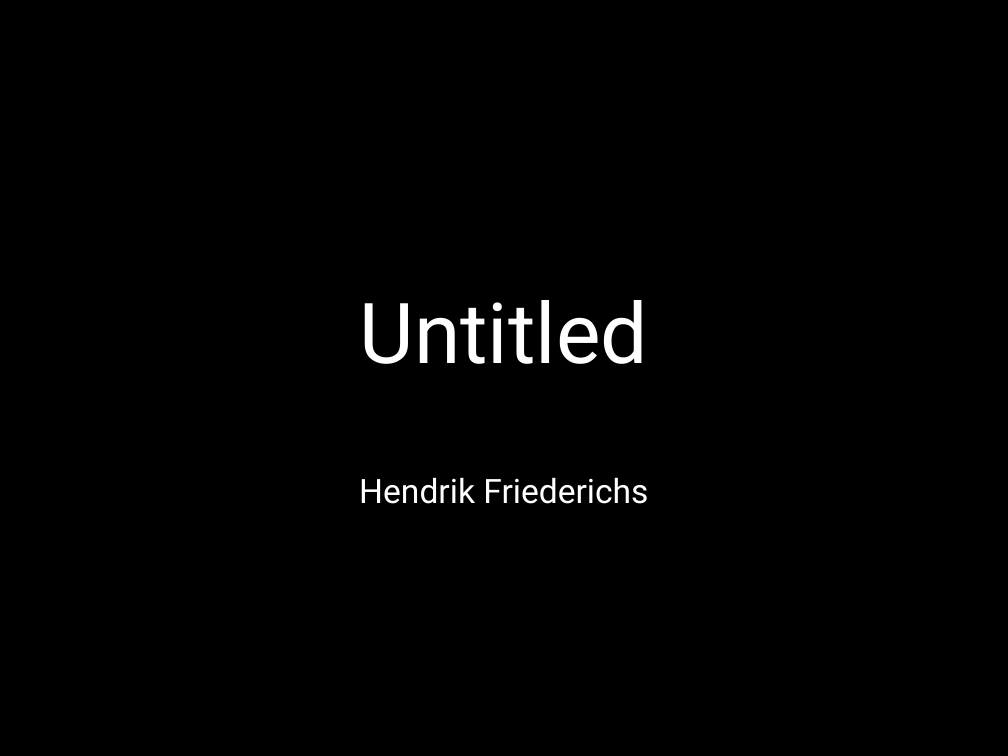
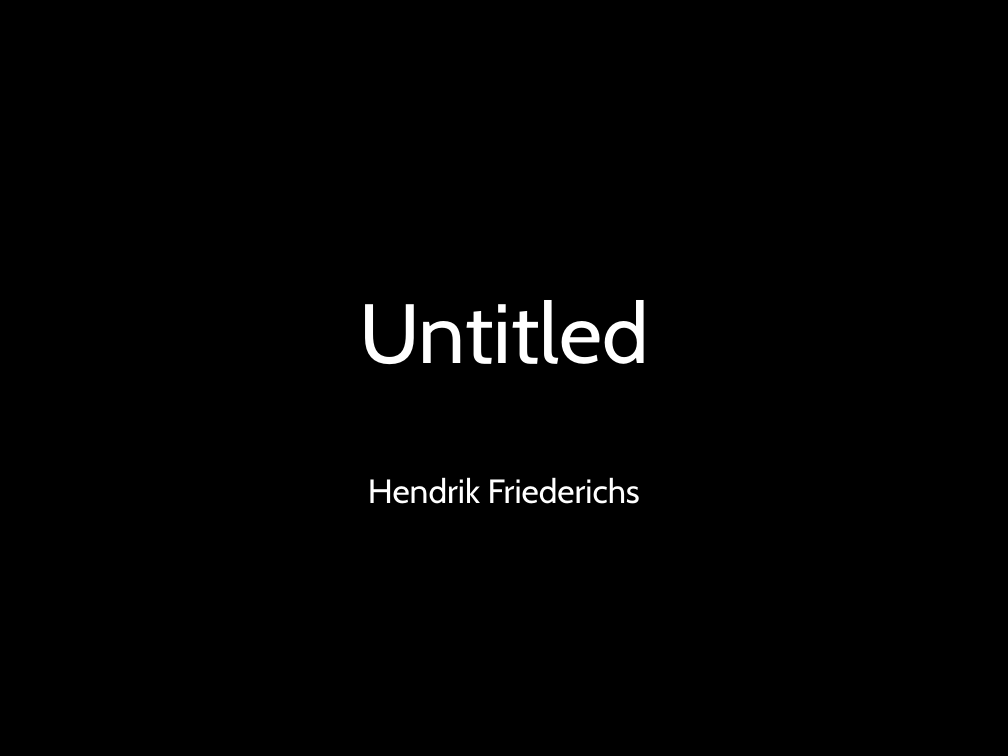
Before and after one commit to friedeh/friedeh.github.io, a slide deck: slide 1 of my-styles.pptx. Drawn at 1008x756 pixels with LibreOffice and Linux fonts; fonts in the diff are those of the drawing. Boxes give left, top, right and bottom in pixels: in the first picture for what was removed or moved away, otherwise in the second. Text is boxed around its words. In the diff, an @@ line names an element or a change of style, - is before the commit and + after.

```diff
--- a/my-styles.pptx
+++ b/my-styles.pptx
@@ title "Untitled" at box(359, 300, 648, 364): font Roboto to Cabin @@
@@ subtitle "Hendrik Friederichs" at box(368, 477, 640, 504): font Roboto to Cabin @@
```
Also in this commit, not shown: 4 other slides changed, 1 slide added, 14 other files.
